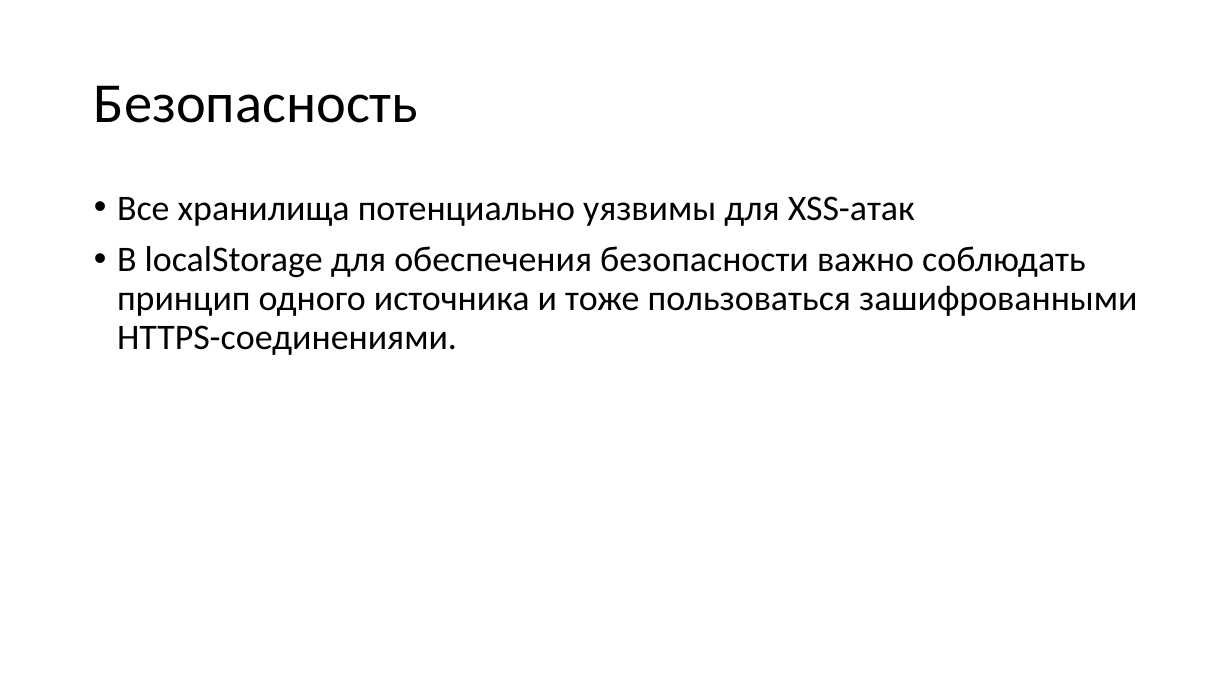
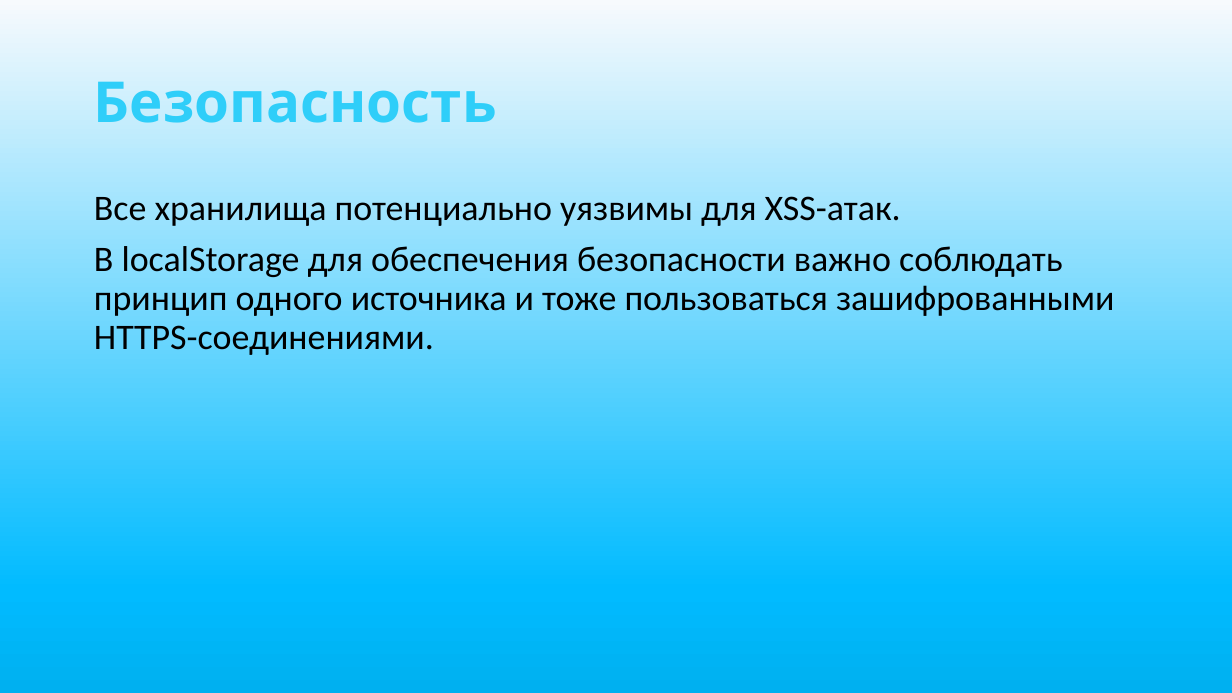
Before and after one commit to rrrrrrrrrrrrin/web-proj, a slide deck: slide 12 of web-proj.pptx. Drawn at 1232x693 pixels with LibreOffice and Linux fonts; fonts in the diff are those of the drawing. Boxes give left, top, right and bottom in pixels: in the first picture for what was removed or moved away, otherwise in the second. Text is boxed around its words. In the diff, an @@ line names an element or a change of style, - is before the commit and + after.

```diff
--- a/web-proj.pptx
+++ b/web-proj.pptx
@@ background #FFFFFF to gradient #F7FAFD to #01BBFF to #00B0F0 @@
@@ title "Безопасность" at bbox=[94, 82, 497, 123]: font Calibri to Cabin, text colour #000000 to #2FCEF9, letter outline none to #7030A0 1.75 pt, bold on @@
@@ text at bbox=[94, 196, 901, 226]: text changed @@
-• Все хранилища потенциально уязвимы для XSS-атак
+Все хранилища потенциально уязвимы для XSS-атак.
@@ text at bbox=[94, 246, 1114, 355]: bullet • to none @@
```
Also in this commit, not shown: 14 other slides changed, 1 other file.
